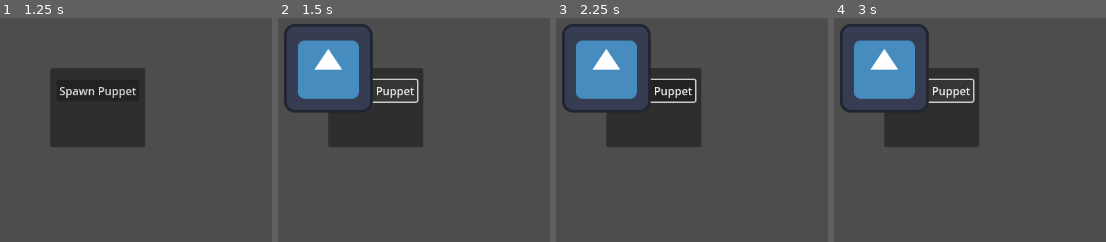
Above: before the commit, frames 1-4 (left to right).
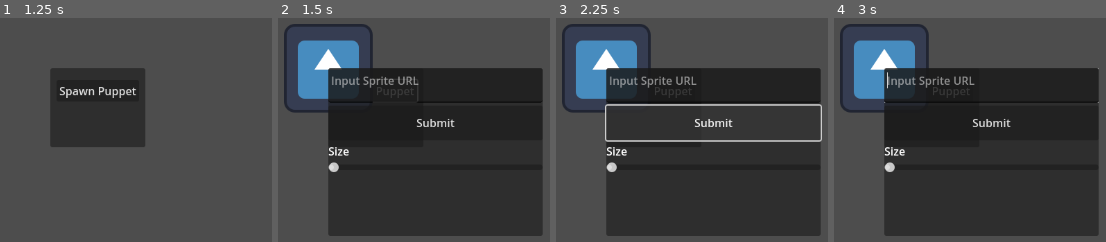
Above: after the commit, the same moments.

Repository: Sheepy3/puppet-stage
Game: Godot game, scene res://main.tscn
Same seed, same stepped clock (60 frames per second), same inputs: the game is played once before the commit and once after it. The engine's default icon, where the game draws it, is replaced by a stand-in: a white triangle on a blue panel in a dark square.
Inputs (mouse positions are in pixels of both pictures, inside the frame that each line leads up to):
- Up to frame 1 (1.25 s): click "Host" at 0.5 s
- Up to frame 2 (1.5 s): click "Spawn Puppet" at 1.25 s
- Up to frame 3 (2.25 s): click (713, 123) at 2 s, where only the run after the commit has a clickable "Submit"
- Up to frame 4 (3 s): click "Spawn Puppet" at 2.75 s

Frame 1 is identical in both runs. In frame 2, 50% of the frame differs, in the area x 18-98%, y 22-98%; in frame 3, 45%; in frame 4, 51%.

Commit message:
HTTP handling and mic volume grabbing

Diff:
--- /dev/null
+++ b/puppetstage/HTTP_Handler.gd
@@ -0,0 +1,29 @@
+extends HTTPRequest
+var image:Image
+var is_multiplayer:bool = false
+# Called when the node enters the scene tree for the first time.
+func _ready() -> void:
+	request_completed.connect(self._on_request_completed)
+	download_chunk_size = 4196000
+	use_threads = true
+	pass # Replace with function body.
+
+
+func make_request(url) -> Texture:
+	var error = request(url)
+	if error != OK:
+		push_error("An error occurred in the HTTP request.")
+	await request_completed
+	var texture = ImageTexture.create_from_image(image)
+	return texture
+
+
+func _on_request_completed(result: int, response_code: int, headers: PackedStringArray, body: PackedByteArray) -> void:
+	print("function called")
+	#var image = Image.new()
+	image = Image.new()
+	var error = image.load_png_from_buffer(body)
+	if error != OK:
+		push_error("Couldn't load the image.")
+
+#	var texture = ImageTexture.create_from_image(image)
--- /dev/null
+++ b/puppetstage/Puppet_Data.gd
@@ -0,0 +1,2 @@
+extends Resource
+class_name Puppet_Data
--- a/puppetstage/default_bus_layout.tres
+++ b/puppetstage/default_bus_layout.tres
@@ -10,7 +10,7 @@
 [resource]
 bus/1/name = &"Record"
 bus/1/solo = false
-bus/1/mute = false
+bus/1/mute = true
 bus/1/bypass_fx = false
 bus/1/volume_db = -4.25003
 bus/1/send = &"Master"
--- /dev/null
+++ b/puppetstage/http_handler.tscn
@@ -0,0 +1,8 @@
+[gd_scene load_steps=2 format=3 uid="uid://dp2et361k1kfv"]
+
+[ext_resource type="Script" path="res://HTTP_Handler.gd" id="1_bfixb"]
+
+[node name="HTTPRequest" type="HTTPRequest"]
+script = ExtResource("1_bfixb")
+
+[connection signal="request_completed" from="." to="." method="_on_request_completed"]
--- a/puppetstage/main.gd
+++ b/puppetstage/main.gd
@@ -2,36 +2,24 @@
 
 var peer = ENetMultiplayerPeer.new()
 @export var puppet_scene: PackedScene
-var effect
-var recording
-#var analyzer_instance
+
 var idx
-var bus_name = "Record"
 var bus_index
 var spectrum_analyzer
-var analyzer_instance
-
+var analyzer_instance:AudioEffectInstance
+var test:AudioEffectSpectrumAnalyzerInstance
 func _ready():
-	print(AudioServer.get_input_device_list())
-	AudioServer.set_input_device("Microphone (4- USB PnP Audio Device)")
-	bus_index = AudioServer.get_bus_index(bus_name)
-	# Add AudioEffectSpectrumAnalyzer to the bus
-	#spectrum_analyzer = AudioEffectSpectrumAnalyzer.new()
-	#AudioServer.add_bus_effect(bus_index, spectrum_analyzer)
-	# Get the instance of the analyzer
-	analyzer_instance = AudioServer.get_bus_effect_instance(bus_index, AudioServer.get_bus_effect_count(bus_index) - 1)
-	# Set up AudioStreamPlayer with microphone input
-	var mic_player = AudioStreamPlayer.new()
-	mic_player.stream = AudioStreamMicrophone.new()
-	add_child(mic_player)
-	mic_player.play()
+	#print(AudioServer.get_input_device_list())
+	#AudioServer.set_input_device("Microphone (4- USB PnP Audio Device)")
+	bus_index = AudioServer.get_bus_index("Record")
+	analyzer_instance = AudioServer.get_bus_effect_instance(bus_index, 1)
+	#print(analyzer_instance)
 
 func _process(_delta):
 	if analyzer_instance:
-		var magnitude = analyzer_instance.get_magnitude_for_frequency_range(0, 10000)
-
-		print("Volume (linear):", magnitude)
-
+		var magnitude = analyzer_instance.get_magnitude_for_frequency_range(0, 10000,1)
+		#print(analyzer_instance.get_magnitude_for_frequency_range() )
+		#print("Volume (linear):", magnitude)
 func _on_host_pressed():
 	peer.create_server(135)
 	multiplayer.multiplayer_peer = peer
--- a/puppetstage/main.tscn
+++ b/puppetstage/main.tscn
@@ -1,7 +1,9 @@
-[gd_scene load_steps=3 format=3 uid="uid://b1n4l48hpdlvl"]
+[gd_scene load_steps=4 format=3 uid="uid://b1n4l48hpdlvl"]
 
 [ext_resource type="Script" path="res://main.gd" id="1_h8lw1"]
 [ext_resource type="PackedScene" uid="uid://buk4hi5whq5mp" path="res://puppet.tscn" id="2_xjmcy"]
+
+[sub_resource type="AudioStreamMicrophone" id="AudioStreamMicrophone_phvn7"]
 
 [node name="main" type="Node2D"]
 position = Vector2(495, 276)
@@ -12,12 +14,17 @@
 _spawnable_scenes = PackedStringArray("res://puppet.tscn")
 spawn_path = NodePath("..")
 
-[node name="Panel" type="Panel" parent="."]
+[node name="MicrophoneInput" type="AudioStreamPlayer" parent="."]
+stream = SubResource("AudioStreamMicrophone_phvn7")
+autoplay = true
+bus = &"Record"
+
+[node name="Menu" type="Panel" parent="."]
 offset_right = 137.0
 offset_bottom = 114.0
 size_flags_horizontal = 0
 
-[node name="VBoxContainer" type="VBoxContainer" parent="Panel"]
+[node name="VBoxContainer" type="VBoxContainer" parent="Menu"]
 layout_mode = 1
 anchors_preset = 5
 anchor_left = 0.5
@@ -28,22 +35,20 @@
 grow_horizontal = 2
 alignment = 1
 
-[node name="Host" type="Button" parent="Panel/VBoxContainer"]
+[node name="Host" type="Button" parent="Menu/VBoxContainer"]
 unique_name_in_owner = true
 layout_mode = 2
 text = "Host"
 
-[node name="Join" type="Button" parent="Panel/VBoxContainer"]
+[node name="Join" type="Button" parent="Menu/VBoxContainer"]
 unique_name_in_owner = true
 layout_mode = 2
 text = "Join"
 
-[node name="SpawnPuppet" type="Button" parent="Panel/VBoxContainer"]
+[node name="SpawnPuppet" type="Button" parent="Menu/VBoxContainer"]
 layout_mode = 2
 text = "Spawn Puppet"
 
-[node name="AudioStreamPlayer" type="AudioStreamPlayer" parent="."]
-
-[connection signal="pressed" from="Panel/VBoxContainer/Host" to="." method="_on_host_pressed"]
-[connection signal="pressed" from="Panel/VBoxContainer/Join" to="." method="_on_join_pressed"]
-[connection signal="pressed" from="Panel/VBoxContainer/SpawnPuppet" to="." method="_on_spawn_puppet_pressed"]
+[connection signal="pressed" from="Menu/VBoxContainer/Host" to="." method="_on_host_pressed"]
+[connection signal="pressed" from="Menu/VBoxContainer/Join" to="." method="_on_join_pressed"]
+[connection signal="pressed" from="Menu/VBoxContainer/SpawnPuppet" to="." method="_on_spawn_puppet_pressed"]
--- a/puppetstage/project.godot
+++ b/puppetstage/project.godot
@@ -18,3 +18,7 @@
 [audio]
 
 driver/enable_input=true
+
+[autoload]
+
+HttpHandler="*res://HTTP_Handler.gd"
--- a/puppetstage/puppet.gd
+++ b/puppetstage/puppet.gd
@@ -1,8 +1,12 @@
-extends Control
+extends Node2D
 var dragging
 var drag_start
 var start_position
 var final_position
+#@export var name:String
+@export var sprite:String
+var prev_sprite:String
+@export var focused:bool
 # Called when the node enters the scene tree for the first time.
 func _ready() -> void:
 	pass # Replace with function body.
@@ -13,6 +17,9 @@
 	if dragging:
 		position = start_position + get_global_mouse_position() - drag_start
 		update_position.rpc(position)
+
+func _changesprite():
+	pass
 
 
 func _on_area_2d_input_event(_viewport: Node, event: InputEvent, _shape_idx: int) -> void:
@@ -31,3 +38,27 @@
 @rpc("any_peer","call_local")
 func update_position(sent_final_position):
 	position = sent_final_position
+
+@rpc("any_peer","call_local")
+func update_sprite(spriteurl):
+	sprite = spriteurl
+	if not HttpHandler.is_multiplayer:
+		_on_multiplayer_synchronizer_synchronized()
+
+func _on_update_pressed() -> void:
+	if (prev_sprite != sprite) || (sprite != null):
+		update_sprite(%SpriteURL.text)
+		print("called")
+	pass # Replace with function body.
+
+func _on_multiplayer_synchronizer_synchronized() -> void:
+	if prev_sprite != sprite:
+		var new_sprite = await HttpHandler.make_request(%SpriteURL.text)
+		if new_sprite:
+			$Sprite2D.set_texture(new_sprite)
+		prev_sprite = sprite
+	pass # Replace with function body.
+
+
+func _on_size_slider_value_changed(value: float) -> void:
+	pass # Replace with function body.
--- a/puppetstage/puppet.tscn
+++ b/puppetstage/puppet.tscn
@@ -7,17 +7,14 @@
 properties/0/path = NodePath(".:position")
 properties/0/spawn = true
 properties/0/replication_mode = 2
+properties/1/path = NodePath(".:sprite")
+properties/1/spawn = true
+properties/1/replication_mode = 2
 
 [sub_resource type="CircleShape2D" id="CircleShape2D_prsjb"]
 radius = 91.0055
 
-[node name="Puppet" type="Control"]
-layout_mode = 3
-anchors_preset = 15
-anchor_right = 1.0
-anchor_bottom = 1.0
-grow_horizontal = 2
-grow_vertical = 2
+[node name="Puppet" type="Node2D"]
 script = ExtResource("1_05bsq")
 
 [node name="Sprite2D" type="Sprite2D" parent="."]
@@ -31,4 +28,37 @@
 [node name="CollisionShape2D" type="CollisionShape2D" parent="Area2D"]
 shape = SubResource("CircleShape2D_prsjb")
 
+[node name="Panel" type="Panel" parent="."]
+offset_right = 309.0
+offset_bottom = 242.0
+
+[node name="VBoxContainer" type="VBoxContainer" parent="Panel"]
+layout_mode = 1
+anchors_preset = 15
+anchor_right = 1.0
+anchor_bottom = 1.0
+grow_horizontal = 2
+grow_vertical = 2
+
+[node name="SpriteURL" type="TextEdit" parent="Panel/VBoxContainer"]
+unique_name_in_owner = true
+custom_minimum_size = Vector2(0, 50)
+layout_mode = 2
+placeholder_text = "Input Sprite URL"
+
+[node name="Update" type="Button" parent="Panel/VBoxContainer"]
+unique_name_in_owner = true
+custom_minimum_size = Vector2(0, 50)
+layout_mode = 2
+text = "Submit"
+
+[node name="Size_Label" type="Label" parent="Panel/VBoxContainer"]
+layout_mode = 2
+text = "Size"
+
+[node name="Size_Slider" type="HSlider" parent="Panel/VBoxContainer"]
+layout_mode = 2
+
+[connection signal="synchronized" from="MultiplayerSynchronizer" to="." method="_on_multiplayer_synchronizer_synchronized"]
 [connection signal="input_event" from="Area2D" to="." method="_on_area_2d_input_event"]
+[connection signal="pressed" from="Panel/VBoxContainer/Update" to="." method="_on_update_pressed"]
